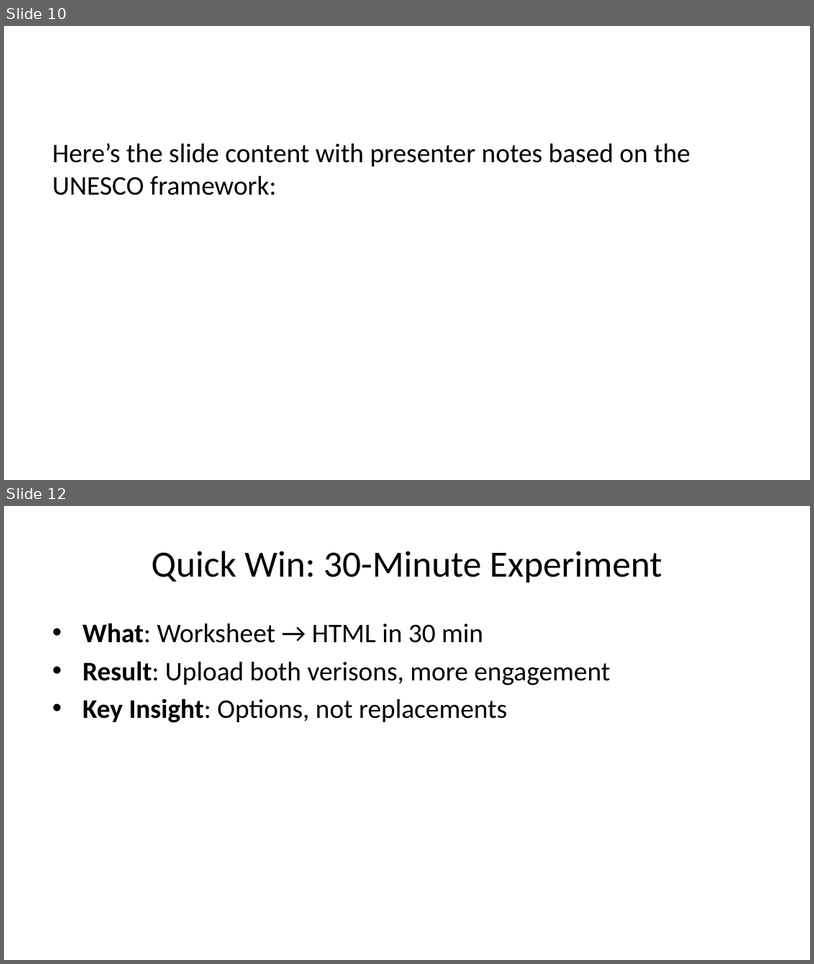
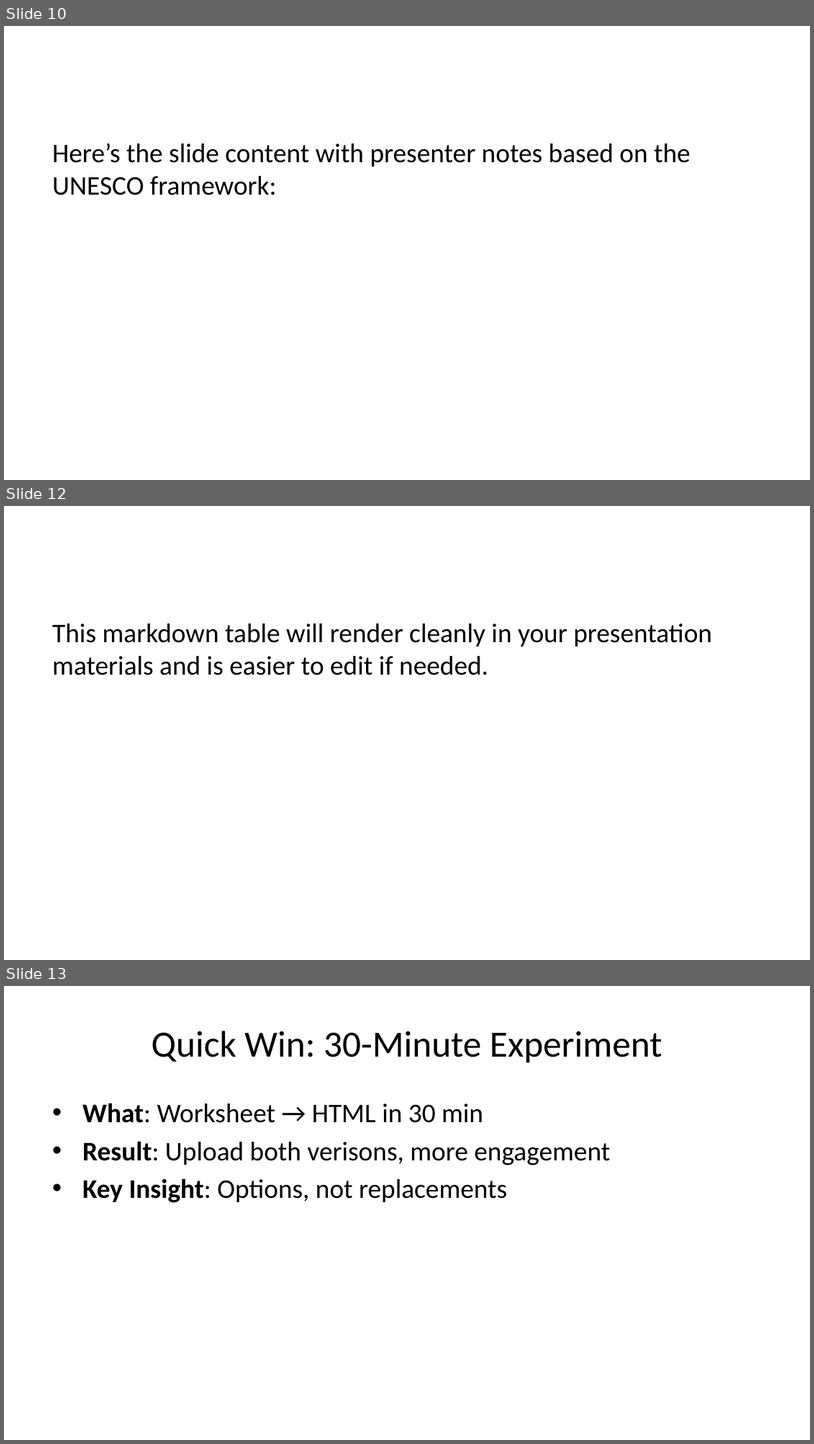
Before and after one commit to michael-borck/AI-in-the-Curriculum, a slide deck: cl-ai-in-the-curriculum.pptx. Shown one above the other, each under a label of ours: slides 10 and 12 before the commit, slides 10, 12 and 13 after it; the slides between them are not shown. The pictures are 814x964 and 814x1444 pixels, drawn with LibreOffice and Linux fonts; fonts in the diff are those of the drawing. Boxes give left, top, right and bottom in pixels: in the first picture for what was removed or moved away, otherwise in the second. Text is boxed around its words. In the diff, an @@ line names an element or a change of style, - is before the commit and + after.

Commit message:
Update UNSECO table

```diff
--- a/cl-ai-in-the-curriculum.pptx
+++ b/cl-ai-in-the-curriculum.pptx
@@ slide 12 added at [4,506,810,960], background #FFFFFF @@
@@ text added at [52,623,712,675], 24 pt, text #000000 @@
+This markdown table will render cleanly in your presentation materials and is easier to edit if needed.
@@ what was slide 12 is now slide 13 @@
```
Also in this commit, not shown: 1 slide changed, 1 other slide added, 1 slide removed, 4 other files.
